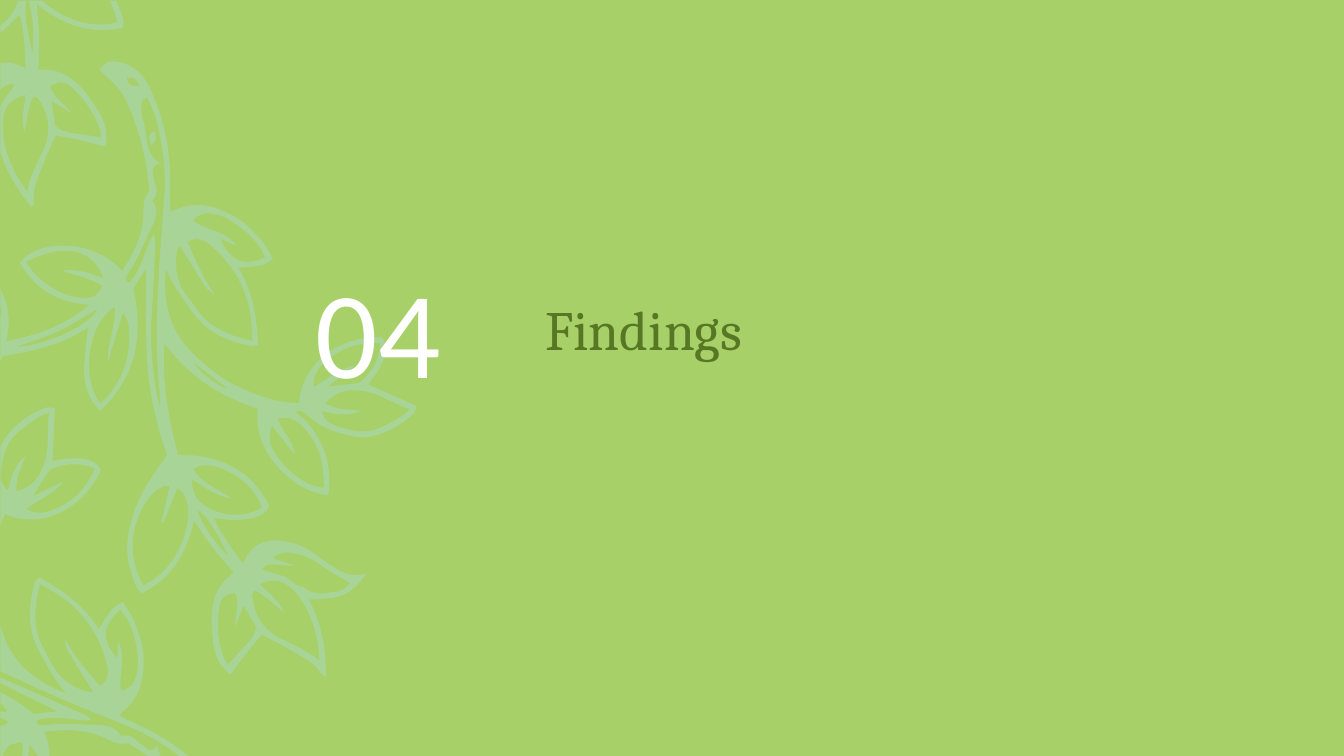
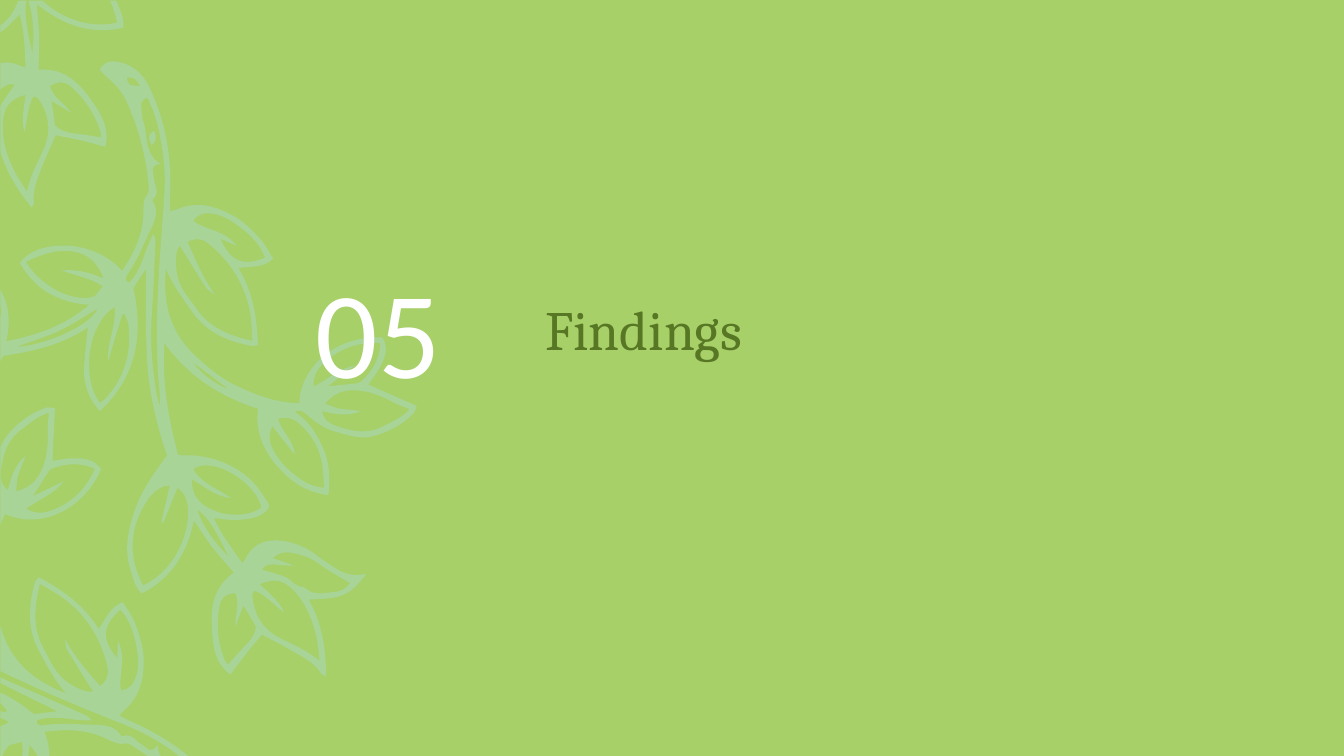
Before and after one commit to ParthiviGaikwad/Anudip, a slide deck: slide 87 of Mentor Mind/Problem Statement.pptx (slide 34 before the commit). Drawn at 1344x756 pixels with LibreOffice and Linux fonts; fonts in the diff are those of the drawing. Boxes give left, top, right and bottom in pixels: in the first picture for what was removed or moved away, otherwise in the second. Text is boxed around its words. In the diff, an @@ line names an element or a change of style, - is before the commit and + after.

```diff
--- a/Mentor Mind/Problem Statement.pptx
+++ b/Mentor Mind/Problem Statement.pptx
@@ text at bbox=[316, 298, 441, 407]: text changed @@
-04
+05
```
Also in this commit, not shown: 30 other slides changed, 55 slides added, 2 slides removed.
